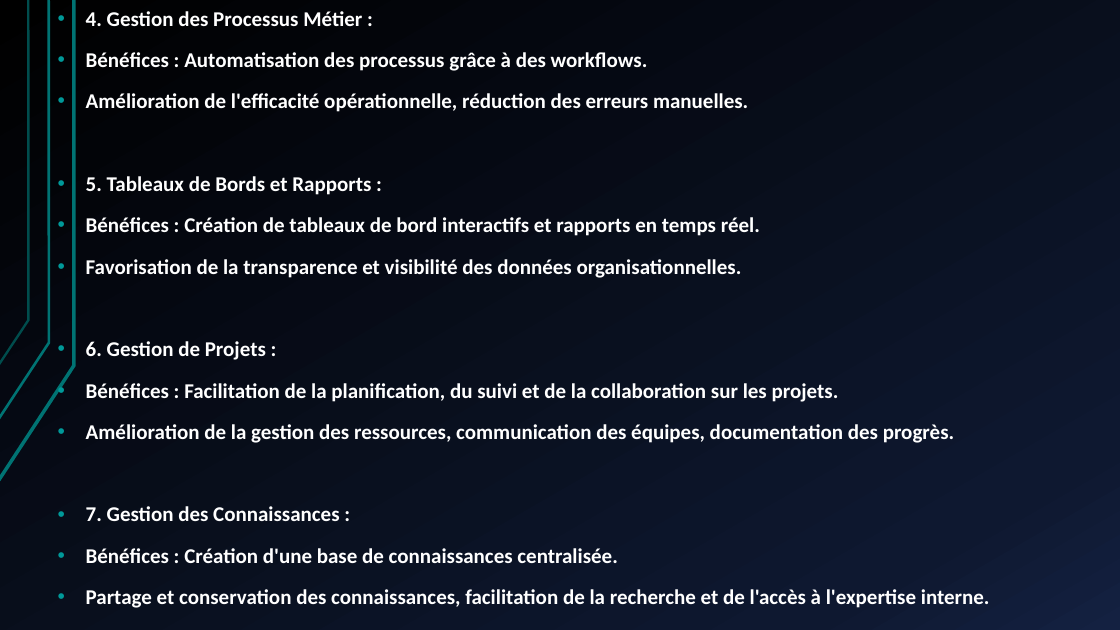
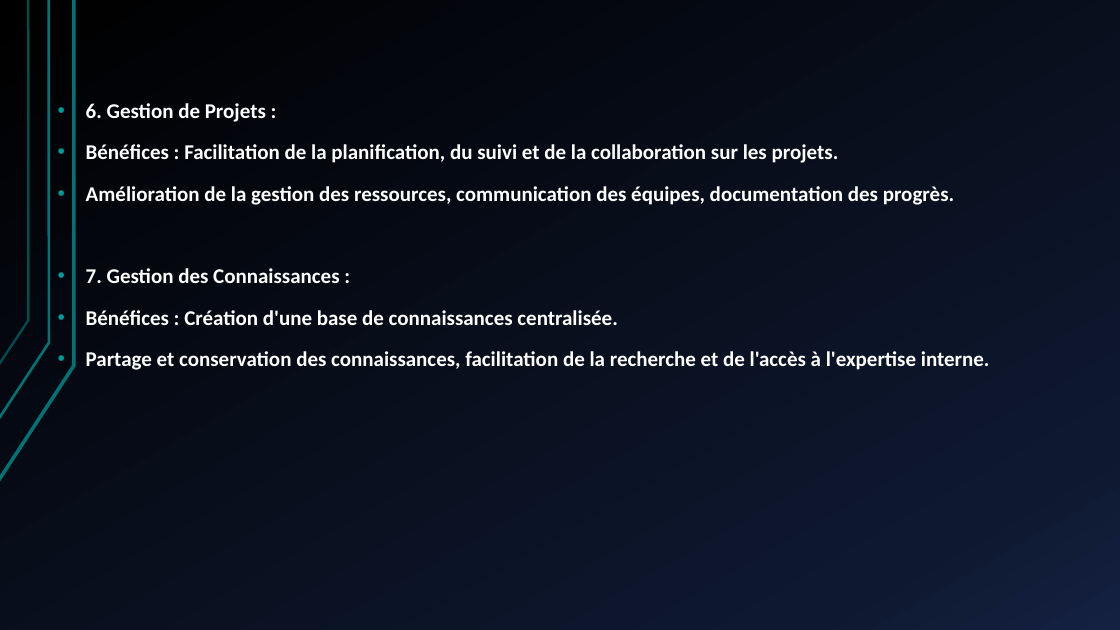
Before and after one commit to JojoTech-IT/Formation, a slide deck: slide 13 of Formation - installation, configuration et sécurisation de sharepoint.pptx (slide 11 before the commit). Drawn at 1120x630 pixels with LibreOffice and Linux fonts; fonts in the diff are those of the drawing. Boxes give left, top, right and bottom in pixels: in the first picture for what was removed or moved away, otherwise in the second. Text is boxed around its words. In the diff, an @@ line names an element or a change of style, - is before the commit and + after.

```diff
--- a/Formation - installation, configuration et sécurisation de sharepoint.pptx
+++ b/Formation - installation, configuration et sécurisation de sharepoint.pptx
@@ text at (86, 11, 760, 278): paragraphs removed @@
-• 4. Gestion des Processus Métier :
-• Bénéfices : Automatisation des processus grâce à des workflows.
-• Amélioration de l'efficacité opérationnelle, réduction des erreurs manuelles.
-• 5. Tableaux de Bords et Rapports :
-• Bénéfices : Création de tableaux de bord interactifs et rapports en temps réel.
-• Favorisation de la transparence et visibilité des données organisationnelles.
@@ text "6. Gestion de Projets :": place and size @@
-text "6. Gestion de Projets :" at (86, 11, 990, 608)
+text "6. Gestion de Projets :" at (86, 103, 990, 370)
@@ text "6. Gestion de Projets :" at (86, 103, 990, 370): alignment left to justified @@
```
Also in this commit, not shown: 10 other slides changed, 12 slides added, 4 slides removed, 1 other file.
